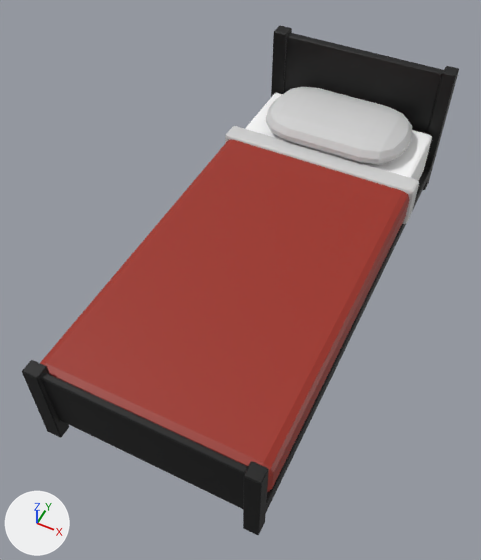
The FBX model project/assets/models/final/bed/ado_lit.fbx, before and after one commit.
Camera for both pictures: a 50 mm camera at (1.25, -3.21, 3.23) aimed at (-0.08, -0.55, -0.1). The axes (+X, +Y, +Z) are drawn at lower left. The lights are the same throughout. Where no turn or scale is listed for an object, it has been applied to the vertices.

Script lines for the objects in view, before the commit:
```python
mat_board_ado = principled_material('board_ado')
mat_board_ado.base_color = (0.0, 0.0, 0.0)  # black #000000
mat_matress_ado = principled_material('matress_ado')
mat_matress_ado.base_color = (1.0, 1.0, 1.0)  # white #ffffff
me_cube_001 = bpy.data.meshes.new('Cube.001')
me_cube_001.from_pydata(...)  # 488 vertices, 505 faces; spans x -0.75..0.74, y -1.92..1.4, z -0.43..0.64
# faces by material slot: [266, 152, 33, 54]
me_cube_001.materials.append(mat_board_ado)  # black #000000
me_cube_001.materials.append(mat_pillow_ado)  # its picture is missing
me_cube_001.materials.append(mat_sheet_ado)  # its picture is missing
me_cube_001.materials.append(mat_matress_ado)  # white #ffffff
ob_bed_ado = bpy.data.objects.new('Bed ado', me_cube_001)
ob_bed_ado.location = (0.0, 0.0, 0.0)
```
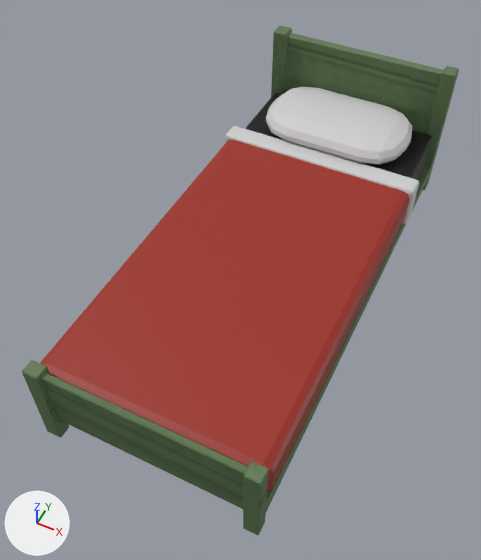
The change in detail:
Picture 'woodgreen2.jpeg' (img_woodgreen2_jpeg) is new.
In material 'board_ado' (mat_board_ado), base_color is no longer (0.0, 0.0, 0.0), black #000000.
In material 'board_ado' (mat_board_ado), texture is now set to img_woodgreen2_jpeg.
Material 'matress_ado' (mat_matress_ado) changes colour from white #ffffff to black #000000; in linear values from (1.0, 1.0, 1.0) to (0.0, 0.0, 0.0).

Location of each change, (x1, y1, x2, y2) in pixels of the pictures (481 x 560 px):
'Bed ado', surface changed, recoloured (black to green): (22, 26, 459, 535) in both
